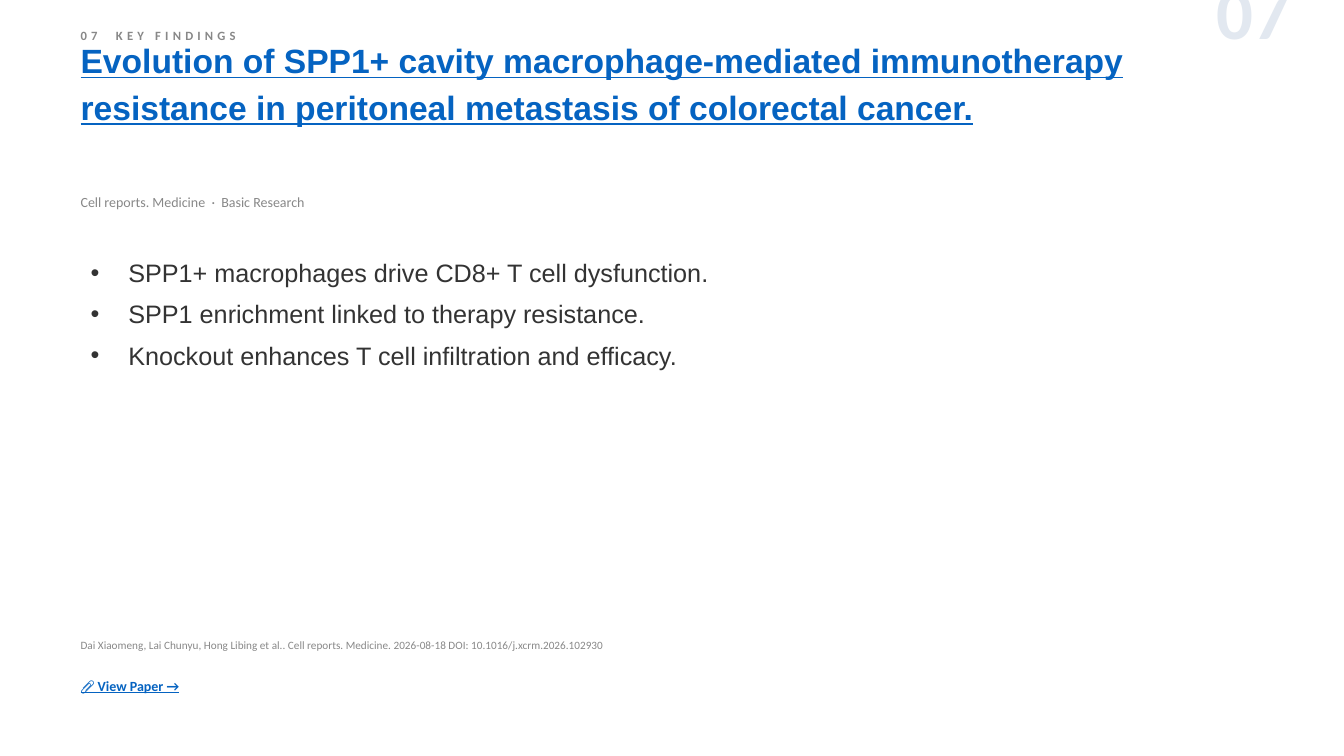
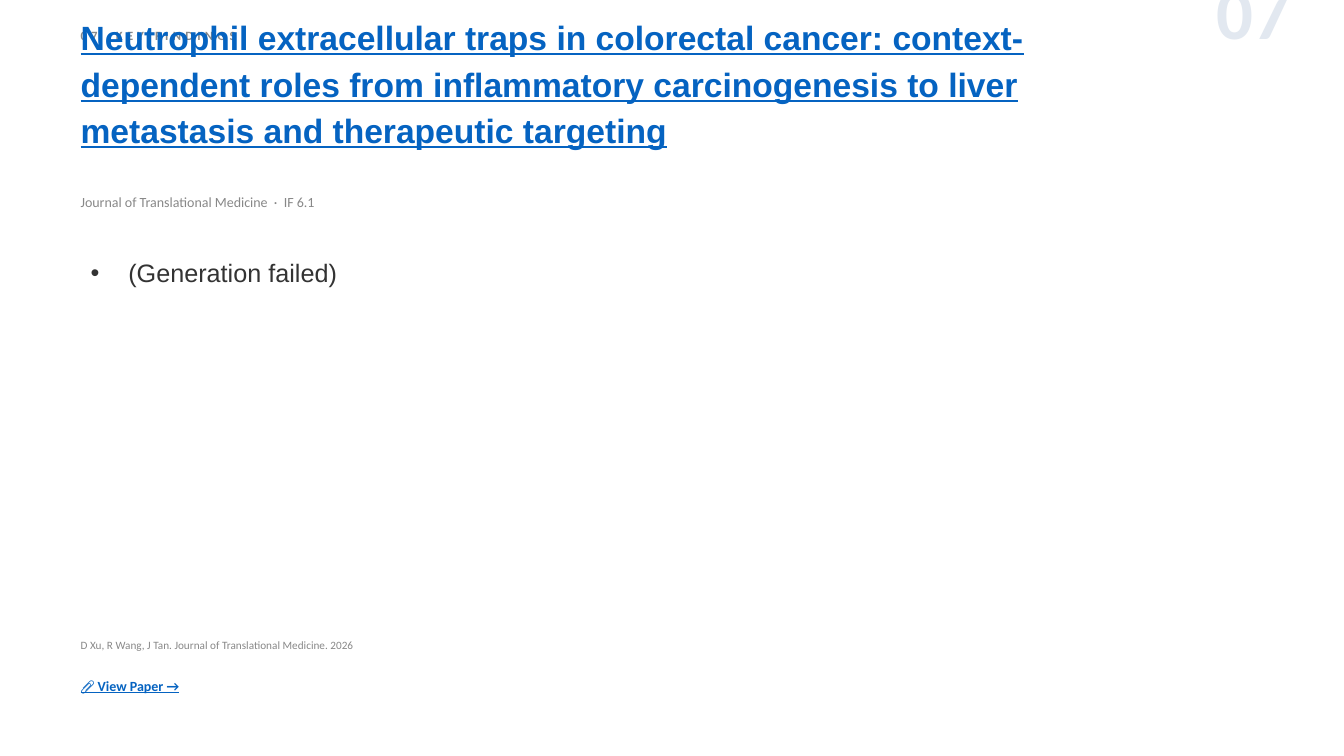
Before and after one commit to jejenhu-maker/colorectal-weekly-digest, a slide deck: slide 9 of docs/digest-en.pptx. Drawn at 1344x756 pixels with LibreOffice and Linux fonts; fonts in the diff are those of the drawing. Boxes give left, top, right and bottom in pixels: in the first picture for what was removed or moved away, otherwise in the second. Text is boxed around its words. In the diff, an @@ line names an element or a change of style, - is before the commit and + after.

```diff
--- a/docs/digest-en.pptx
+++ b/docs/digest-en.pptx
@@ text at (81, 25, 1024, 150): text changed @@
-Evolution of SPP1+ cavity macrophage-mediated immunotherapy resistance in peritoneal metastasis of colorectal cancer.
+Neutrophil extracellular traps in colorectal cancer: context-dependent roles from inflammatory carcinogenesis to liver metastasis and therapeutic targeting
@@ text at (81, 197, 315, 207): text changed @@
-Cell reports. Medicine · Basic Research
+Journal of Translational Medicine · IF 6.1
@@ text at (128, 263, 337, 288): text changed @@
-• SPP1+ macrophages drive CD8+ T cell dysfunction.
-• SPP1 enrichment linked to therapy resistance.
-• Knockout enhances T cell infiltration and efficacy.
+• (Generation failed)
@@ text at (81, 641, 353, 651): text changed @@
-Dai Xiaomeng, Lai Chunyu, Hong Libing et al.. Cell reports. Medicine. 2026-08-18 DOI: 10.1016/j.xcrm.2026.102930
+D Xu, R Wang, J Tan. Journal of Translational Medicine. 2026
```
Also in this commit, not shown: 12 other slides changed, 1 slide added, 1 slide removed, 2 other files.
